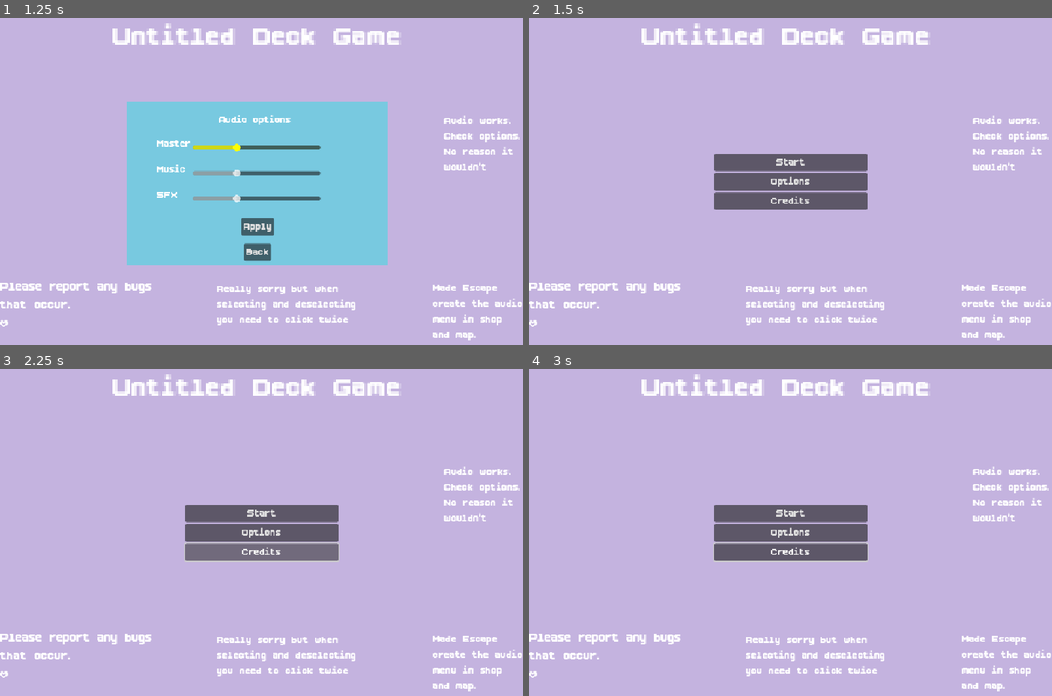
Above: before the commit, frames 1-4 (two rows, left to right).
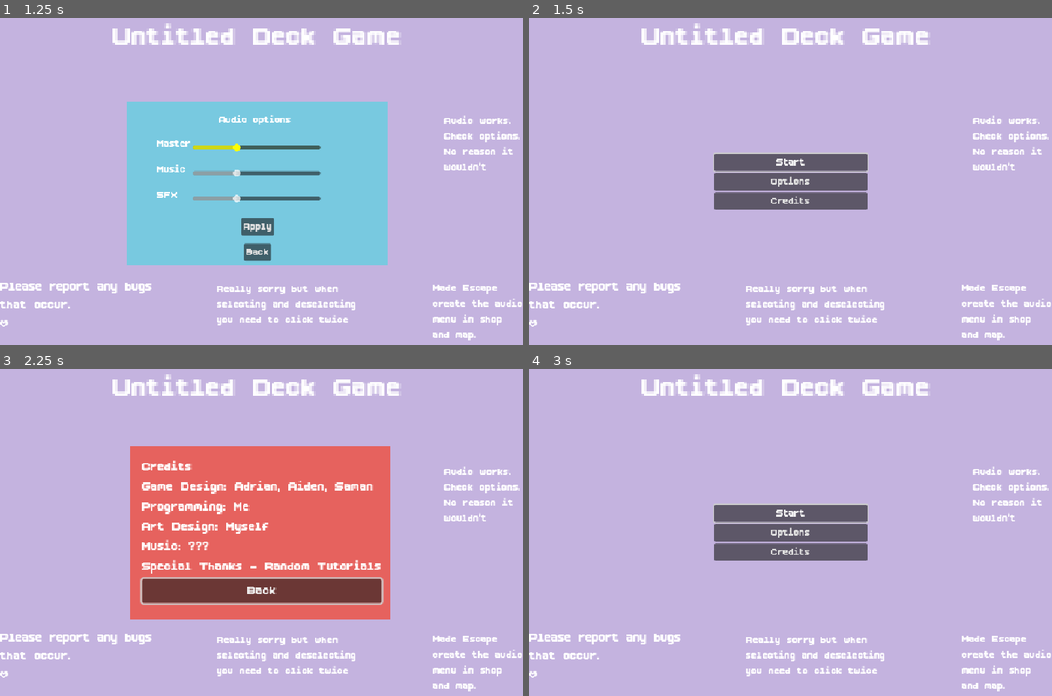
Above: after the commit, the same moments.

Repository: SirWadles/Untitled-Deck-Builder
Game: Godot game, scene res://scenes/main_menu.tscn
Two runs of this game, one before a commit and one after it. Both use one fixed random seed, a clock stepped at 60 frames per second and the inputs below. Sound files missing from this copy of the repository are replaced by a short silence.
Inputs (mouse positions are in pixels of both pictures, inside the frame that each line leads up to):
- Up to frame 1 (1.25 s): click "Options" at 0.5 s
- Up to frame 2 (1.5 s): click "Apply" at 1.25 s
- Up to frame 3 (2.25 s): click (261, 552) at 2 s, where only the run after the commit has a clickable "Credits"
- Up to frame 4 (3 s): click (790, 591) at 2.75 s, where only the run after the commit has a clickable "Back"

Frame 1 is identical in both runs. In frame 2, 0.3% of the frame differs, in the area x 35-65%, y 41-48%; in frame 3, 26%, in the area x 24-75%, y 23-77%; in frame 4, 0.6%.

Commit message:
Controller Inputs (WIP6)
Finished the main menu, audio options, and credit menu. Fixed the bug that made it not reappear

Diff:
--- a/scripts/audio_options.gd
+++ b/scripts/audio_options.gd
@@ -134,15 +134,19 @@
 	AudioManager.set_sfx_volume(value)
 
 func _on_back_pressed():
-	hide()
+	hide_options()
 	button_sound.play()
-	GlobalInputHandler.enable_navigation()
+	var main_menu = get_parent()
+	if main_menu and main_menu.has_method("_on_options_closed"):
+		main_menu._on_options_closed()
 
 func _on_apply_pressed():
 	save_audio_settings()
-	hide()
+	hide_options()
 	button_sound.play()
-	GlobalInputHandler.enable_navigation()
+	var main_menu = get_parent()
+	if main_menu and main_menu.has_method("_on_options_closed"):
+		main_menu._on_options_closed()
 
 func apply_audio_settings():
 	AudioManager.set_master_volume(audio_settings.master_volume)
--- a/scripts/credits_menu.gd
+++ b/scripts/credits_menu.gd
@@ -5,6 +5,12 @@
 func _ready():
 	back_button.pressed.connect(_on_back_button_pressed)
 	back_button.focus_entered.connect(_on_back_button_focused)
+	back_button.focus_mode = Control.FOCUS_ALL
+	back_button.mouse_filter = Control.MOUSE_FILTER_PASS
+	back_button.focus_neighbor_top = back_button.get_path()
+	back_button.focus_neighbor_bottom = back_button.get_path()
+	back_button.focus_neighbor_left = back_button.get_path()
+	back_button.focus_neighbor_right = back_button.get_path()
 
 func _on_back_button_pressed():
 	get_parent().hide_credits()
@@ -15,3 +21,12 @@
 func _input(event):
 	if visible and event.is_action_pressed("ui_cancel"):
 		_on_back_button_pressed()
+	if visible and event is InputEventMouseButton and event.pressed:
+		if back_button.get_global_rect().has_point(event.position):
+			_on_back_button_pressed()
+
+func _notification(what):
+	if what == NOTIFICATION_VISIBILITY_CHANGED:
+		if visible:
+			await get_tree().process_frame
+			back_button.grab_focus()
--- a/scripts/main_menu.gd
+++ b/scripts/main_menu.gd
@@ -13,52 +13,78 @@
 @onready var credits_menu = $CreditsMenu
 
 var input_handler: Node
+var is_submenu_open: bool = false
 
 func _ready():
-	input_handler = get_node("/root/GlobalInputHandler")
+	if has_node("/root/GlobalInputHandler"):
+		input_handler = get_node("/root/GlobalInputHandler")
 	start_button.pressed.connect(_on_start_button_pressed)
 	options_button.pressed.connect(_on_options_button_pressed)
 	credit_button.pressed.connect(_on_credit_button_pressed)
-	start_button.focus_entered.connect(_on_button_focused_entered.bind(start_button))
-	options_button.focus_entered.connect(_on_button_focused_entered.bind(options_button))
-	credit_button.focus_entered.connect(_on_button_focused_entered.bind(credit_button))
+
+	start_button.focus_entered.connect(_on_button_focus_entered.bind(start_button))
+	options_button.focus_entered.connect(_on_button_focus_entered.bind(options_button))
+	credit_button.focus_entered.connect(_on_button_focus_entered.bind(credit_button))
+
 	music_player.bus = "Music"
 	music_player.play()
 	audio_options.visible = false
 	credits_menu.visible = false
+
+	_setup_focus_neighbors()
 	_setup_initial_focus()
 
 func _setup_initial_focus():
 	await get_tree().process_frame
+	if is_submenu_open:
+		return
 	if input_handler and input_handler.is_controller_active():
 		input_handler.set_current_focus(start_button)
 	elif start_button.focus_mode != Control.FOCUS_NONE:
 		start_button.grab_focus()
 
+func _setup_focus_neighbors():
+	start_button.focus_neighbor_bottom = options_button.get_path()
+	options_button.focus_neighbor_top = start_button.get_path()
+	options_button.focus_neighbor_bottom = credit_button.get_path()
+	credit_button.focus_neighbor_top = options_button.get_path()
+	credit_button.focus_neighbor_bottom = start_button.get_path()
+	start_button.focus_neighbor_top = credit_button.get_path()
+
 func _on_start_button_pressed():
 	print("Start Pressed")
 	start_sound.play()
-	await start_sound.finished
+	await get_tree().create_timer(2.5).timeout
 	music_player.stop()
 	get_tree().change_scene_to_file("res://scenes/tutorial_scene.tscn")
 
 func _on_options_button_pressed():
+	if is_submenu_open:
+		return
 	print("Options")
 	options_sound.play()
 	audio_options.show_options()
+	is_submenu_open = true
 	if input_handler:
 		input_handler.disable_navigation()
 
 func _on_credit_button_pressed():
+	if is_submenu_open:
+		return
 	print("Credits")
 	quit_sound.play()
 	show_credits()
+	is_submenu_open = true
 
 func show_credits():
 	credits_menu.visible = true
 	start_button.disabled = true
 	options_button.disabled = true
 	credit_button.disabled = true
+	start_button.focus_mode = Control.FOCUS_NONE
+	options_button.focus_mode = Control.FOCUS_NONE
+	credit_button.focus_mode = Control.FOCUS_NONE
+	is_submenu_open = true
 	if input_handler:
 		input_handler.disable_navigation()
 
@@ -67,14 +93,21 @@
 	start_button.disabled = false
 	options_button.disabled = false
 	credit_button.disabled = false
+	start_button.focus_mode = Control.FOCUS_ALL
+	options_button.focus_mode = Control.FOCUS_ALL
+	credit_button.focus_mode = Control.FOCUS_ALL
+	is_submenu_open = false
 	if input_handler:
 		input_handler.enable_navigation()
-		_setup_initial_focus()
+	await get_tree().process_frame
+	_setup_initial_focus()
 
-func _on_button_focused_entered():
-	pass
+func _on_button_focus_entered(button: Control):
+	print("Focus: ", button.name)
 
 func _input(event):
+	if is_submenu_open:
+		return
 	if input_handler and input_handler.navigation_enabled and not audio_options.visible and not credits_menu.visible:
 		if event.is_action_pressed("ui_accept"):
 			if start_button.has_focus():
@@ -83,9 +116,18 @@
 				_on_options_button_pressed()
 			elif credit_button.has_focus():
 				_on_credit_button_pressed()
+		elif event.is_action_pressed("ui_cancel"):
+			pass
 
 func _notification(what):
 	if what == NOTIFICATION_VISIBILITY_CHANGED:
 		if visible and input_handler and input_handler.navigation_enabled:
 			await get_tree().process_frame
 			_setup_initial_focus()
+
+func _on_options_closed():
+	is_submenu_open = false
+	if input_handler:
+		input_handler.enable_navigation()
+	await get_tree().process_frame
+	_setup_initial_focus()
